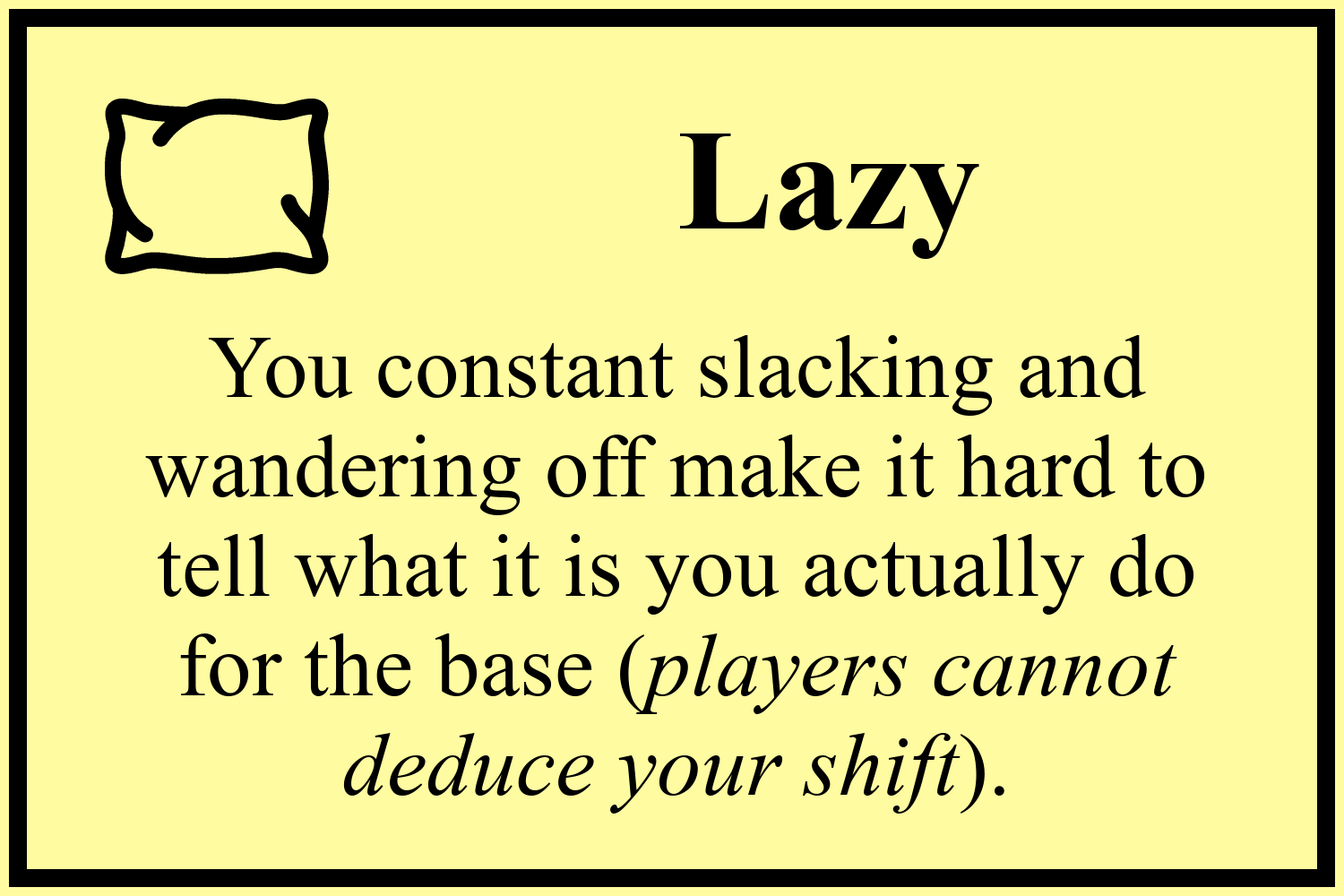
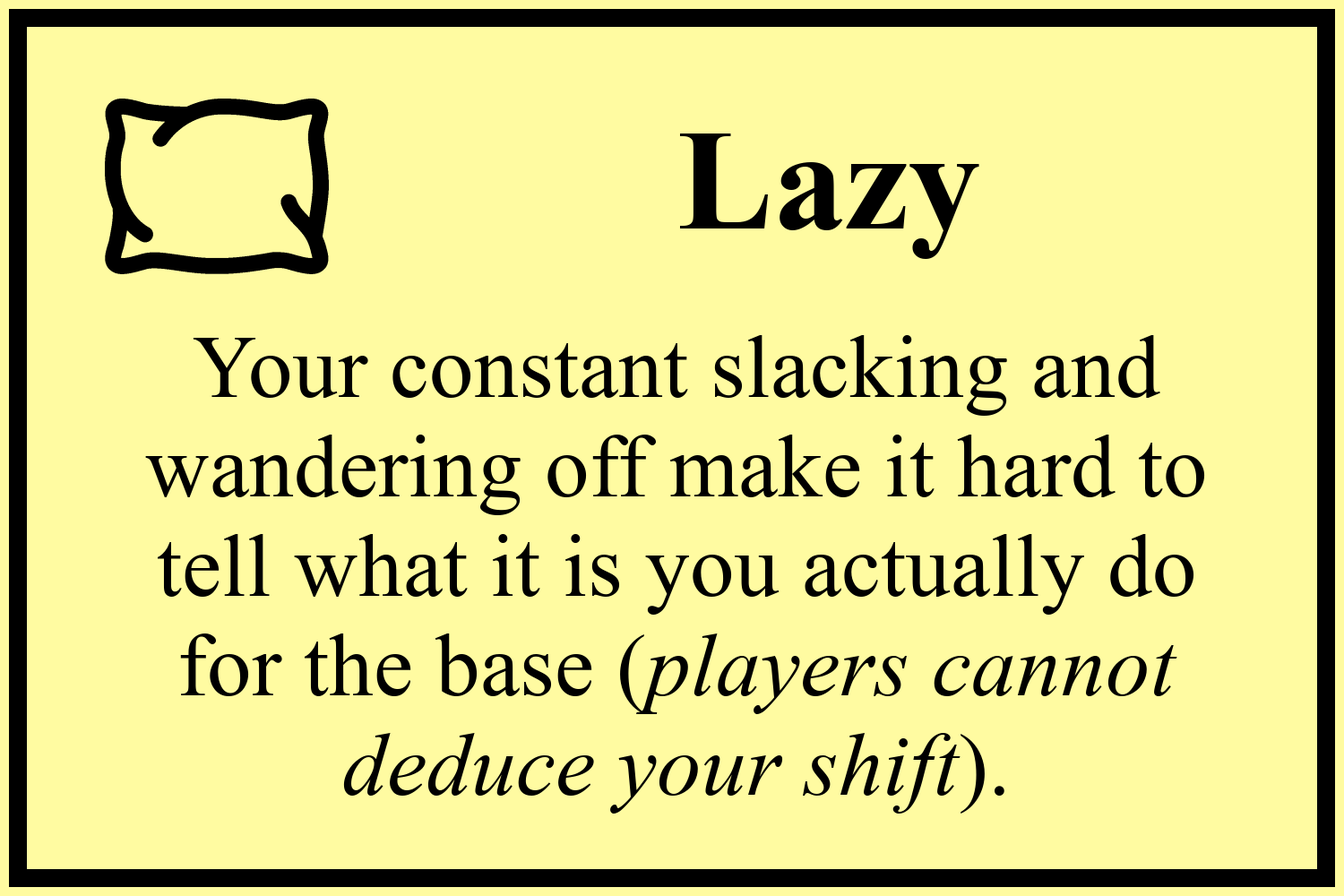
Revision of a layered 1344×896 image; what changed, layer by layer:
renamed "You constant slacking and wand..." to "Your constant slacking and wan...", painted on it over [192, 334, 1160, 416]
